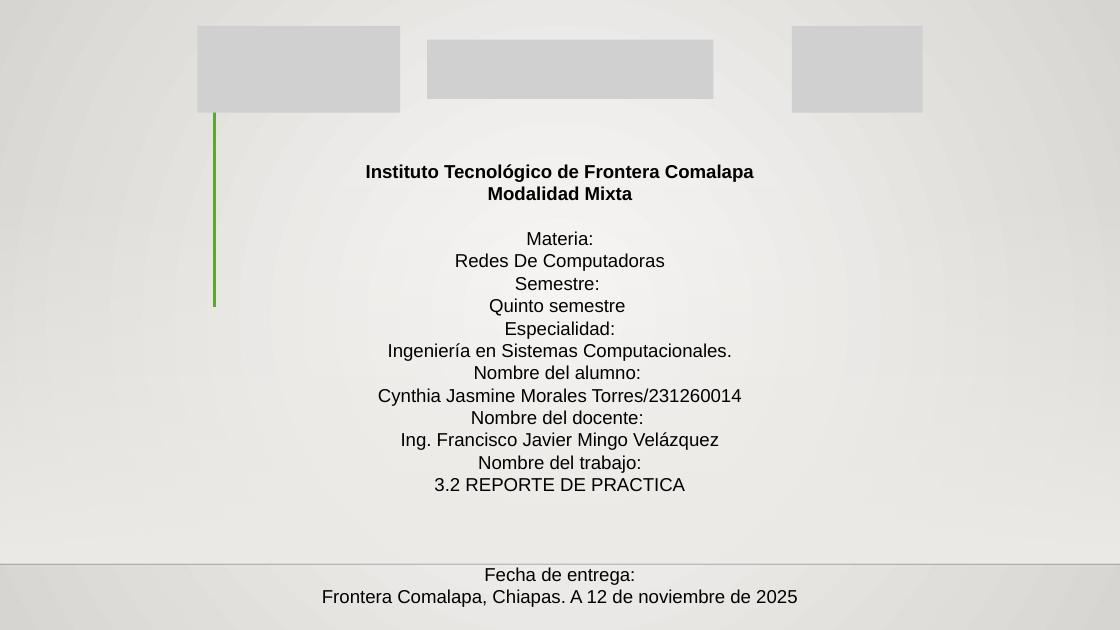
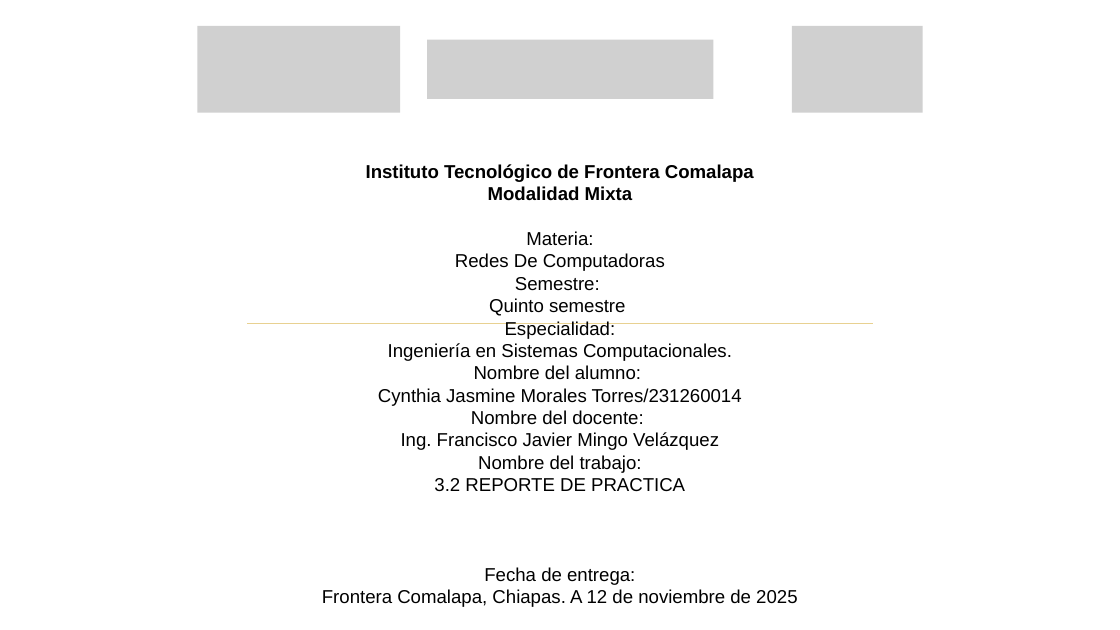
Before and after one commit to Cynthia21Morales/EstructuraDeDatos_CynthiaJasmineMT, a slide deck: slide 1 of Unidad 3/3.2 Reporte de Practica_Cynthia Jasmine Morales Torres.pptx. Drawn at 1120x630 pixels with LibreOffice and Linux fonts; fonts in the diff are those of the drawing; grey boxes stand for pictures; background and template pictures are left out. Boxes give left, top, right and bottom in pixels: in the first picture for what was removed or moved away, otherwise in the second. Text is boxed around its words. In the diff, an @@ line names an element or a change of style, - is before the commit and + after.

```diff
--- a/Unidad 3/3.2 Reporte de Practica_Cynthia Jasmine Morales Torres.pptx
+++ b/Unidad 3/3.2 Reporte de Practica_Cynthia Jasmine Morales Torres.pptx
@@ background gradient #FAFAF9 to #D7D5D2 to picture (left out) @@
@@ line removed from (214, 73) to (214, 308) @@
@@ rectangle removed at (0,185,1120,563) @@
@@ line added from (247, 323) to (874, 323), #E8D191 1.25 pt @@
@@ line removed from (0, 565) to (1120, 565) @@
```
Also in this commit, not shown: 7 slides added, 56 other files.
